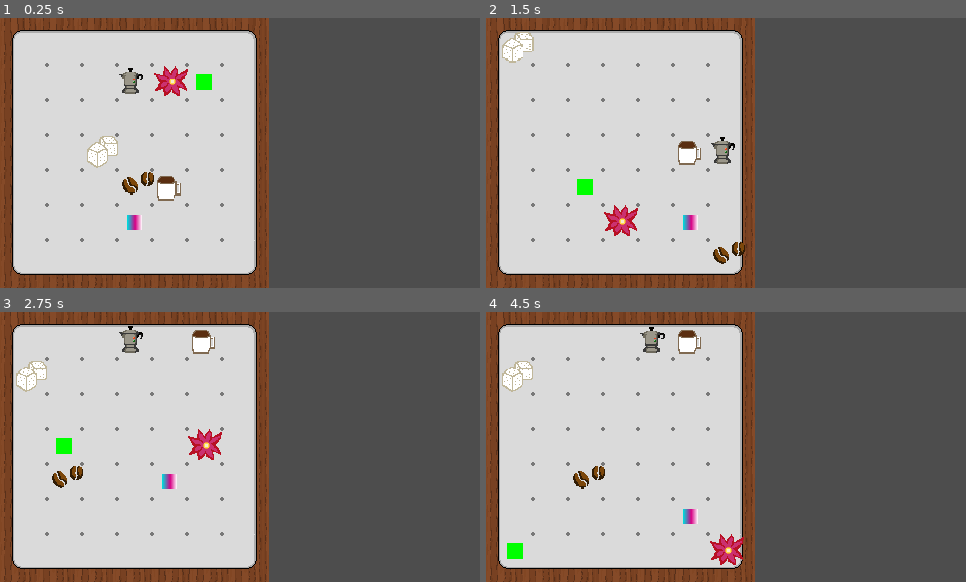
Above: before the commit, frames 1-4 (two rows, left to right).
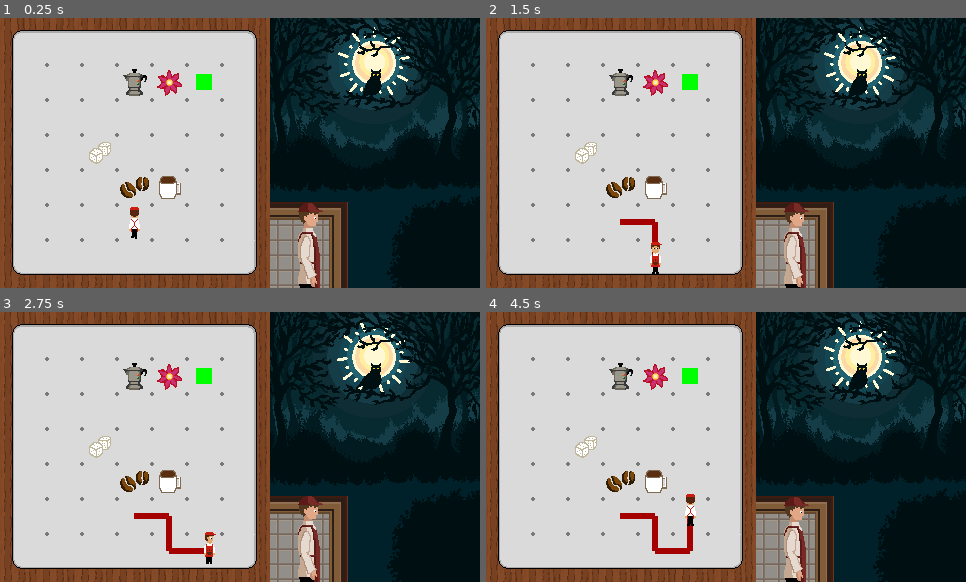
Above: after the commit, the same moments.

Repository: Rokcas/natural-lens
Game: Godot game, scene res://game.tscn
Two runs of this game, one before a commit and one after it. Both use one fixed random seed, a clock stepped at 60 frames per second and the inputs below.
Inputs:
- Up to frame 1 (0.25 s): no input
- Up to frame 2 (1.5 s): tap Enter (ui_accept) at 0.5, 1.35 s; hold D (Right) 0.53-1.28 s; hold Enter (ui_accept) 0.53-1.28 s; hold S (Down) from 1.28 s (still down)
- Up to frame 3 (2.75 s): tap Enter (ui_accept) at 1.52, 1.82 s; release S (Down) at 2.03 s; hold D (Right) from 2.03 s (still down); hold Enter (ui_accept) from 2.03 s (still down)
- Up to frame 4 (4.5 s): release D (Right) at 2.78 s; release Enter (ui_accept) at 2.78 s; hold W (Up) 2.78-3.53 s; tap Enter (ui_accept) at 2.85, 3.02, 3.32, 4.35 s; hold Enter (ui_accept) 3.53-4.28 s; hold A (Left) from 3.53 s (still down)

The runs differ from the first frame. In frame 1, 46% of the frame differs, in the area x 18-100%, y 0-100%; in frame 2, 48%; in frame 3, 48%; in frame 4, 48%, in the area x 3-100%, y 0-100%.

Commit message:
Add more sprites

Diff:
--- a/game.tscn
+++ b/game.tscn
@@ -1,7 +1,11 @@
-[gd_scene load_steps=2 format=3 uid="uid://dp667hw5f5d5k"]
+[gd_scene load_steps=3 format=3 uid="uid://dp667hw5f5d5k"]
 
 [ext_resource type="PackedScene" uid="uid://ba7cqu4nkqtg5" path="res://scenes/grid.tscn" id="1_xkthq"]
+[ext_resource type="PackedScene" uid="uid://crdrbf1bf1klb" path="res://scenes/forest.tscn" id="2_xyr7v"]
 
 [node name="Game" type="CanvasLayer"]
 
 [node name="Grid" parent="." instance=ExtResource("1_xkthq")]
+
+[node name="Forest" parent="." instance=ExtResource("2_xyr7v")]
+position = Vector2(270, 0)
--- a/scenes/entities/board_line.tscn
+++ b/scenes/entities/board_line.tscn
@@ -3,5 +3,5 @@
 [node name="BoardLine" type="Node2D"]
 
 [node name="Polygon2D" type="Polygon2D" parent="."]
-color = Color(1, 0, 0, 1)
+color = Color(0.65098, 0, 0, 1)
 polygon = PackedVector2Array(0, -3, 0, 3, 35, 3, 35, -3)
--- a/scenes/entities/items/beans.tscn
+++ b/scenes/entities/items/beans.tscn
@@ -1,8 +1,12 @@
-[gd_scene load_steps=2 format=3 uid="uid://3d2p0pxge7ok"]
+[gd_scene load_steps=3 format=3 uid="uid://3d2p0pxge7ok"]
 
-[ext_resource type="Texture2D" uid="uid://cms4mfp3n37y6" path="res://assets/items/beans.png" id="1_w7tsd"]
+[ext_resource type="Texture2D" uid="uid://1mjf30hyw62q" path="res://assets/board_items.png" id="1_ltjry"]
+
+[sub_resource type="AtlasTexture" id="AtlasTexture_u252v"]
+atlas = ExtResource("1_ltjry")
+region = Rect2(93, 5, 39, 39)
 
 [node name="Beans" type="Node2D"]
 
 [node name="Sprite2D" type="Sprite2D" parent="."]
-texture = ExtResource("1_w7tsd")
+texture = SubResource("AtlasTexture_u252v")
--- a/scenes/entities/items/coffee_pot.tscn
+++ b/scenes/entities/items/coffee_pot.tscn
@@ -1,8 +1,12 @@
-[gd_scene load_steps=2 format=3 uid="uid://cus6gekui7d5w"]
+[gd_scene load_steps=3 format=3 uid="uid://cus6gekui7d5w"]
 
-[ext_resource type="Texture2D" uid="uid://b57wobjv2m743" path="res://assets/items/coffeepot.png" id="1_orhg2"]
+[ext_resource type="Texture2D" uid="uid://1mjf30hyw62q" path="res://assets/board_items.png" id="1_ea45w"]
+
+[sub_resource type="AtlasTexture" id="AtlasTexture_h6giw"]
+atlas = ExtResource("1_ea45w")
+region = Rect2(3, 50, 39, 39)
 
 [node name="CoffeePot" type="Node2D"]
 
 [node name="Sprite2D" type="Sprite2D" parent="."]
-texture = ExtResource("1_orhg2")
+texture = SubResource("AtlasTexture_h6giw")
--- a/scenes/entities/items/flower.tscn
+++ b/scenes/entities/items/flower.tscn
@@ -1,8 +1,12 @@
-[gd_scene load_steps=2 format=3 uid="uid://c5jogdi8l72qx"]
+[gd_scene load_steps=3 format=3 uid="uid://c5jogdi8l72qx"]
 
-[ext_resource type="Texture2D" uid="uid://ca23e2heleuom" path="res://assets/items/flower.png" id="1_cksvj"]
+[ext_resource type="Texture2D" uid="uid://1mjf30hyw62q" path="res://assets/board_items.png" id="1_5j0g3"]
+
+[sub_resource type="AtlasTexture" id="AtlasTexture_fgls4"]
+atlas = ExtResource("1_5j0g3")
+region = Rect2(47, 5, 39, 39)
 
 [node name="Flower" type="Node2D"]
 
 [node name="Sprite2D" type="Sprite2D" parent="."]
-texture = ExtResource("1_cksvj")
+texture = SubResource("AtlasTexture_fgls4")
--- a/scenes/entities/items/mug.tscn
+++ b/scenes/entities/items/mug.tscn
@@ -1,8 +1,12 @@
-[gd_scene load_steps=2 format=3 uid="uid://s2ke5ixs0van"]
+[gd_scene load_steps=3 format=3 uid="uid://s2ke5ixs0van"]
 
-[ext_resource type="Texture2D" uid="uid://0o8efe4oio3d" path="res://assets/items/mug.png" id="1_vb361"]
+[ext_resource type="Texture2D" uid="uid://1mjf30hyw62q" path="res://assets/board_items.png" id="1_bj5bj"]
+
+[sub_resource type="AtlasTexture" id="AtlasTexture_36v7p"]
+atlas = ExtResource("1_bj5bj")
+region = Rect2(182, 5, 39, 39)
 
 [node name="Mug" type="Node2D"]
 
 [node name="Sprite2D" type="Sprite2D" parent="."]
-texture = ExtResource("1_vb361")
+texture = SubResource("AtlasTexture_36v7p")
--- a/scenes/entities/items/sugar.tscn
+++ b/scenes/entities/items/sugar.tscn
@@ -1,8 +1,12 @@
-[gd_scene load_steps=2 format=3 uid="uid://c78a08hw5vqxf"]
+[gd_scene load_steps=3 format=3 uid="uid://c78a08hw5vqxf"]
 
-[ext_resource type="Texture2D" uid="uid://cubow052vde2v" path="res://assets/items/sugar.png" id="1_c8jbf"]
+[ext_resource type="Texture2D" uid="uid://1mjf30hyw62q" path="res://assets/board_items.png" id="1_gn2ok"]
+
+[sub_resource type="AtlasTexture" id="AtlasTexture_k1063"]
+atlas = ExtResource("1_gn2ok")
+region = Rect2(45, 48, 39, 39)
 
 [node name="Item" type="Node2D"]
 
 [node name="Sprite2D" type="Sprite2D" parent="."]
-texture = ExtResource("1_c8jbf")
+texture = SubResource("AtlasTexture_k1063")
--- /dev/null
+++ b/scenes/entities/player.gd
@@ -0,0 +1,9 @@
+extends Area2D
+
+var shouldPlayAlt : bool = false
+
+func play_anim_for_dir(dir : String) -> void:
+	if shouldPlayAlt:
+		dir = dir + "Alt"
+	$AnimatedSprite2D.play(dir)
+	shouldPlayAlt = not shouldPlayAlt
--- a/scenes/entities/player.tscn
+++ b/scenes/entities/player.tscn
@@ -1,23 +1,200 @@
-[gd_scene load_steps=4 format=3 uid="uid://drsvgmon1vckq"]
-
-[sub_resource type="Gradient" id="Gradient_ryk3f"]
-offsets = PackedFloat32Array(0, 0.532468, 1)
-colors = PackedColorArray(1.54018e-06, 0.853856, 0.858853, 1, 0.841564, 4.04298e-06, 0.523766, 1, 1, 1, 1, 1)
-
-[sub_resource type="GradientTexture2D" id="GradientTexture2D_rhp5l"]
-gradient = SubResource("Gradient_ryk3f")
-width = 30
-height = 30
+[gd_scene load_steps=17 format=3 uid="uid://drsvgmon1vckq"]
+
+[ext_resource type="Texture2D" uid="uid://1mjf30hyw62q" path="res://assets/board_items.png" id="1_0y4cy"]
+[ext_resource type="Script" path="res://scenes/entities/player.gd" id="1_75etx"]
 
 [sub_resource type="RectangleShape2D" id="RectangleShape2D_2hpfo"]
 size = Vector2(24, 24)
 
+[sub_resource type="AtlasTexture" id="AtlasTexture_oebsu"]
+atlas = ExtResource("1_0y4cy")
+region = Rect2(47, 100, 45, 45)
+
+[sub_resource type="AtlasTexture" id="AtlasTexture_spl46"]
+atlas = ExtResource("1_0y4cy")
+region = Rect2(2, 100, 45, 45)
+
+[sub_resource type="AtlasTexture" id="AtlasTexture_qe7dw"]
+atlas = ExtResource("1_0y4cy")
+region = Rect2(92, 100, 45, 45)
+
+[sub_resource type="AtlasTexture" id="AtlasTexture_shltn"]
+atlas = ExtResource("1_0y4cy")
+region = Rect2(227, 151, 45, 45)
+
+[sub_resource type="AtlasTexture" id="AtlasTexture_5rsbg"]
+atlas = ExtResource("1_0y4cy")
+region = Rect2(137, 151, 45, 45)
+
+[sub_resource type="AtlasTexture" id="AtlasTexture_dxbft"]
+atlas = ExtResource("1_0y4cy")
+region = Rect2(182, 151, 45, 45)
+
+[sub_resource type="AtlasTexture" id="AtlasTexture_aclce"]
+atlas = ExtResource("1_0y4cy")
+region = Rect2(47, 151, 45, 45)
+
+[sub_resource type="AtlasTexture" id="AtlasTexture_mftw3"]
+atlas = ExtResource("1_0y4cy")
+region = Rect2(2, 151, 45, 45)
+
+[sub_resource type="AtlasTexture" id="AtlasTexture_0o3jq"]
+atlas = ExtResource("1_0y4cy")
+region = Rect2(92, 151, 45, 45)
+
+[sub_resource type="AtlasTexture" id="AtlasTexture_u60hf"]
+atlas = ExtResource("1_0y4cy")
+region = Rect2(47, 202, 45, 45)
+
+[sub_resource type="AtlasTexture" id="AtlasTexture_pwsv6"]
+atlas = ExtResource("1_0y4cy")
+region = Rect2(2, 202, 45, 45)
+
+[sub_resource type="AtlasTexture" id="AtlasTexture_xbnvj"]
+atlas = ExtResource("1_0y4cy")
+region = Rect2(92, 202, 45, 45)
+
+[sub_resource type="SpriteFrames" id="SpriteFrames_ws7k6"]
+animations = [{
+"frames": [{
+"duration": 1.0,
+"texture": SubResource("AtlasTexture_oebsu")
+}, {
+"duration": 1.0,
+"texture": SubResource("AtlasTexture_spl46")
+}],
+"loop": false,
+"name": &"Down",
+"speed": 5.0
+}, {
+"frames": [{
+"duration": 1.0,
+"texture": SubResource("AtlasTexture_qe7dw")
+}, {
+"duration": 1.0,
+"texture": SubResource("AtlasTexture_spl46")
+}],
+"loop": false,
+"name": &"DownAlt",
+"speed": 5.0
+}, {
+"frames": [{
+"duration": 1.0,
+"texture": SubResource("AtlasTexture_shltn")
+}, {
+"duration": 1.0,
+"texture": SubResource("AtlasTexture_5rsbg")
+}],
+"loop": false,
+"name": &"Left",
+"speed": 5.0
+}, {
+"frames": [{
+"duration": 1.0,
+"texture": SubResource("AtlasTexture_dxbft")
+}, {
+"duration": 1.0,
+"texture": SubResource("AtlasTexture_5rsbg")
+}],
+"loop": false,
+"name": &"LeftAlt",
+"speed": 5.0
+}, {
+"frames": [{
+"duration": 1.0,
+"texture": SubResource("AtlasTexture_aclce")
+}, {
+"duration": 1.0,
+"texture": SubResource("AtlasTexture_mftw3")
+}],
+"loop": false,
+"name": &"Right",
+"speed": 5.0
+}, {
+"frames": [{
+"duration": 1.0,
+"texture": SubResource("AtlasTexture_0o3jq")
+}, {
+"duration": 1.0,
+"texture": SubResource("AtlasTexture_mftw3")
+}],
+"loop": false,
+"name": &"RightAlt",
+"speed": 5.0
+}, {
+"frames": [{
+"duration": 1.0,
+"texture": SubResource("AtlasTexture_u60hf")
+}, {
+"duration": 1.0,
+"texture": SubResource("AtlasTexture_pwsv6")
+}],
+"loop": false,
+"name": &"Up",
+"speed": 5.0
+}, {
+"frames": [{
+"duration": 1.0,
+"texture": SubResource("AtlasTexture_xbnvj")
+}, {
+"duration": 1.0,
+"texture": SubResource("AtlasTexture_pwsv6")
+}],
+"loop": false,
+"name": &"UpAlt",
+"speed": 5.0
+}, {
+"frames": [{
+"duration": 1.0,
+"texture": SubResource("AtlasTexture_spl46")
+}, {
+"duration": 1.0,
+"texture": SubResource("AtlasTexture_oebsu")
+}, {
+"duration": 1.0,
+"texture": SubResource("AtlasTexture_qe7dw")
+}, {
+"duration": 1.0,
+"texture": SubResource("AtlasTexture_mftw3")
+}, {
+"duration": 1.0,
+"texture": SubResource("AtlasTexture_aclce")
+}, {
+"duration": 1.0,
+"texture": SubResource("AtlasTexture_0o3jq")
+}, {
+"duration": 1.0,
+"texture": SubResource("AtlasTexture_5rsbg")
+}, {
+"duration": 1.0,
+"texture": SubResource("AtlasTexture_dxbft")
+}, {
+"duration": 1.0,
+"texture": SubResource("AtlasTexture_shltn")
+}, {
+"duration": 1.0,
+"texture": SubResource("AtlasTexture_pwsv6")
+}, {
+"duration": 1.0,
+"texture": SubResource("AtlasTexture_u60hf")
+}, {
+"duration": 1.0,
+"texture": SubResource("AtlasTexture_xbnvj")
+}],
+"loop": true,
+"name": &"default",
+"speed": 5.0
+}]
+
 [node name="Player" type="Area2D"]
-
-[node name="Sprite2D" type="Sprite2D" parent="."]
-scale = Vector2(0.5, 0.5)
-texture = SubResource("GradientTexture2D_rhp5l")
+top_level = true
+script = ExtResource("1_75etx")
 
 [node name="CollisionShape2D" type="CollisionShape2D" parent="."]
 scale = Vector2(0.5, 0.5)
 shape = SubResource("RectangleShape2D_2hpfo")
+
+[node name="AnimatedSprite2D" type="AnimatedSprite2D" parent="."]
+sprite_frames = SubResource("SpriteFrames_ws7k6")
+animation = &"Up"
+speed_scale = 3.0
--- /dev/null
+++ b/scenes/forest.tscn
@@ -0,0 +1,90 @@
+[gd_scene load_steps=13 format=3 uid="uid://crdrbf1bf1klb"]
+
+[ext_resource type="Texture2D" uid="uid://400gxy12k4fh" path="res://assets/forest-sheet.png" id="1_6rbgm"]
+[ext_resource type="Texture2D" uid="uid://cuf2206xxu2gx" path="res://assets/barista-sheet.png" id="2_831qc"]
+[ext_resource type="Texture2D" uid="uid://d18j4xclysqqm" path="res://assets/bush-sheet.png" id="3_urm0m"]
+
+[sub_resource type="AtlasTexture" id="AtlasTexture_anr5c"]
+atlas = ExtResource("1_6rbgm")
+region = Rect2(0, 0, 210, 270)
+
+[sub_resource type="AtlasTexture" id="AtlasTexture_pwrq5"]
+atlas = ExtResource("1_6rbgm")
+region = Rect2(210, 0, 210, 270)
+
+[sub_resource type="SpriteFrames" id="SpriteFrames_qyunj"]
+animations = [{
+"frames": [{
+"duration": 1.0,
+"texture": SubResource("AtlasTexture_anr5c")
+}, {
+"duration": 1.0,
+"texture": SubResource("AtlasTexture_pwrq5")
+}],
+"loop": true,
+"name": &"new_animation",
+"speed": 0.5
+}]
+
+[sub_resource type="AtlasTexture" id="AtlasTexture_xukdh"]
+atlas = ExtResource("2_831qc")
+region = Rect2(0, 0, 210, 270)
+
+[sub_resource type="AtlasTexture" id="AtlasTexture_e2wkl"]
+atlas = ExtResource("2_831qc")
+region = Rect2(210, 0, 210, 270)
+
+[sub_resource type="SpriteFrames" id="SpriteFrames_nk5p2"]
+animations = [{
+"frames": [{
+"duration": 1.0,
+"texture": SubResource("AtlasTexture_xukdh")
+}, {
+"duration": 1.0,
+"texture": SubResource("AtlasTexture_e2wkl")
+}],
+"loop": true,
+"name": &"default",
+"speed": 0.6
+}]
+
+[sub_resource type="AtlasTexture" id="AtlasTexture_d6aak"]
+atlas = ExtResource("3_urm0m")
+region = Rect2(0, 0, 210, 270)
+
+[sub_resource type="AtlasTexture" id="AtlasTexture_3npab"]
+atlas = ExtResource("3_urm0m")
+region = Rect2(210, 0, 210, 270)
+
+[sub_resource type="SpriteFrames" id="SpriteFrames_66uqv"]
+animations = [{
+"frames": [{
+"duration": 1.0,
+"texture": SubResource("AtlasTexture_d6aak")
+}, {
+"duration": 1.0,
+"texture": SubResource("AtlasTexture_3npab")
+}],
+"loop": true,
+"name": &"default",
+"speed": 0.5
+}]
+
+[node name="Forest" type="Node2D"]
+
+[node name="Forest" type="AnimatedSprite2D" parent="."]
+sprite_frames = SubResource("SpriteFrames_qyunj")
+animation = &"new_animation"
+autoplay = "new_animation"
+frame_progress = 0.0629218
+centered = false
+
+[node name="Barista" type="AnimatedSprite2D" parent="."]
+sprite_frames = SubResource("SpriteFrames_nk5p2")
+autoplay = "default"
+centered = false
+
+[node name="Bush" type="AnimatedSprite2D" parent="."]
+sprite_frames = SubResource("SpriteFrames_66uqv")
+frame_progress = 0.337563
+centered = false
--- a/scenes/grid.gd
+++ b/scenes/grid.gd
@@ -65,6 +65,12 @@
 			return false
 	return true
 
+func calc_points():
+	# Double points for full clear
+	if player_pos_list.size() == BOARD_SIZE * BOARD_SIZE:
+		return player_pos_list.size() * 2
+	return player_pos_list.size()
+
 func update_player_position():
 	$Player.position = BOARD_BASE_POS + TILE_SIZE * Vector2(player_pos)
 	while Breadcrumbs.size() + 1 > player_pos_list.size():
@@ -81,7 +87,7 @@
 		Breadcrumbs.push_back(line)
 		add_child(line)
 	if puzzle_completed():
-		points += player_pos_list.size()
+		points += calc_points()
 		print("Points:", points)
 		debug_generator()
 
@@ -127,14 +133,12 @@
 	update_player_position()
 
 func _unhandled_input(event : InputEvent):
-	# DEBUG: Regenerate random walk
-	if event.is_action_pressed("ui_accept"):
-		debug_generator()
 	for k in INPUTS.keys():
 		if event.is_action_pressed(k):
 			var dir = INPUTS[k]
 			if do_move(dir):
 				player_pos += dir
+				$Player.play_anim_for_dir(k)
 				update_player_position()
 
 # Called every frame. 'delta' is the elapsed time since the previous frame.
--- a/scenes/grid.tscn
+++ b/scenes/grid.tscn
@@ -22,7 +22,7 @@
 scale = Vector2(0.6, 0.6)
 tile_set = SubResource("TileSet_tyb5a")
 format = 2
-layer_0/tile_data = PackedInt32Array(2, 1, 0, 1, 1, 0, 0, 1, …(677 unchanged characters)… 458756, 1, 0, 458757, 1, 0, 458758, 1, 0)
+layer_0/tile_data = PackedInt32Array(2, 1, 0, 1, 1, 0, 0, 1, …(677 unchanged characters)… 458756, 1, 0, 458757, 1, 0, 458758, 1, 0, 7, 1, 0, 65543, 1, 0, 131079, 1, 0, 196615, 1, 0, 262151, 1, 0, 327687, 1, 0, 393223, 1, 0, 458759, 1, 0)
 
 [node name="Wall" parent="." instance=ExtResource("1_ml68j")]
 position = Vector2(143, -15)
--- a/scenes/logic/board_gen.gd
+++ b/scenes/logic/board_gen.gd
@@ -11,8 +11,7 @@
 	Sugar,
 	CoffeePot,
 	Mug,
-	Flower,
-
+	Flower
 ]
 
 func is_adj(a : Vector2i, b : Vector2i) -> bool:
@@ -67,6 +66,7 @@
 	item_locs[seq[-1]] = Target.instantiate()
 	return item_locs
 
+
 # Called when the node enters the scene tree for the first time.
 func _ready():
 	pass # Replace with function body.
Binary file added: assets/barista-sheet.png
Not shown, added: assets/barista-sheet.png.import
Binary file added: assets/board_items.png
Not shown, added: assets/board_items.png.import
Binary file added: assets/bush-sheet.png
Not shown, added: assets/bush-sheet.png.import
Binary file added: assets/forest-sheet.png
Not shown, added: assets/forest-sheet.png.import
